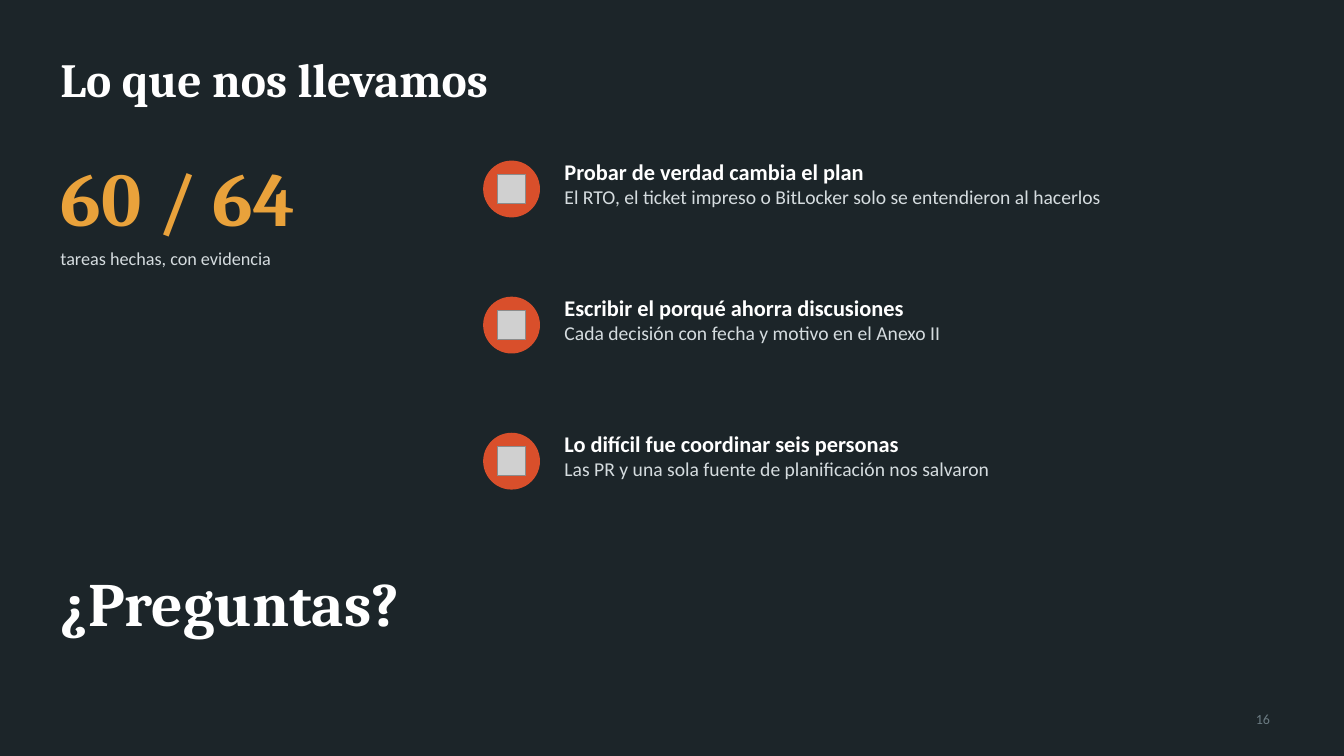
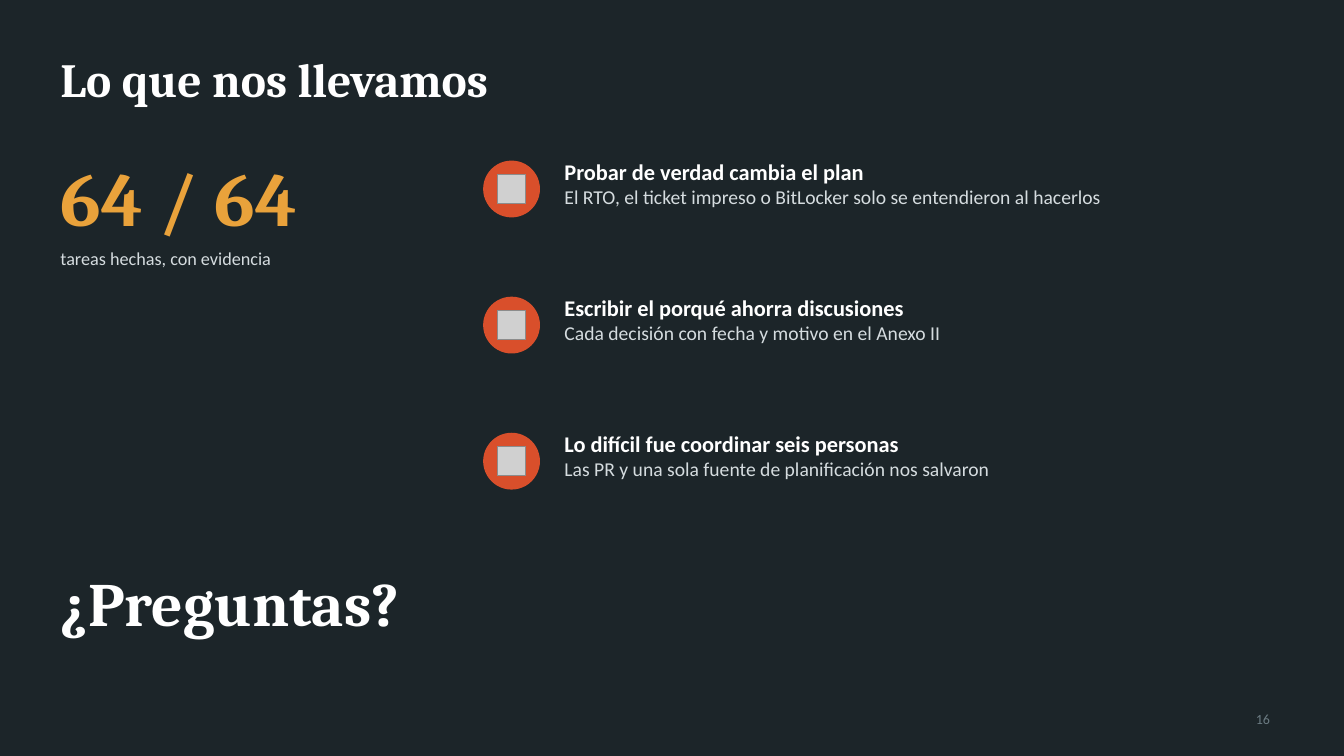
Before and after one commit to zHGx-alt/Reto-Asir, a slide deck: slide 16 of docs/Almi-Chain-presentacion.pptx. Drawn at 1344x756 pixels with LibreOffice and Linux fonts; fonts in the diff are those of the drawing; grey boxes stand for pictures. Boxes give left, top, right and bottom in pixels: in the first picture for what was removed or moved away, otherwise in the second. Text is boxed around its words. In the diff, an @@ line names an element or a change of style, - is before the commit and + after.

```diff
--- a/docs/Almi-Chain-presentacion.pptx
+++ b/docs/Almi-Chain-presentacion.pptx
@@ text at (60,174,296,227): text changed @@
-60 / 64
+64 / 64
```
Also in this commit, not shown: 1 other slide changed, 10 other files.
